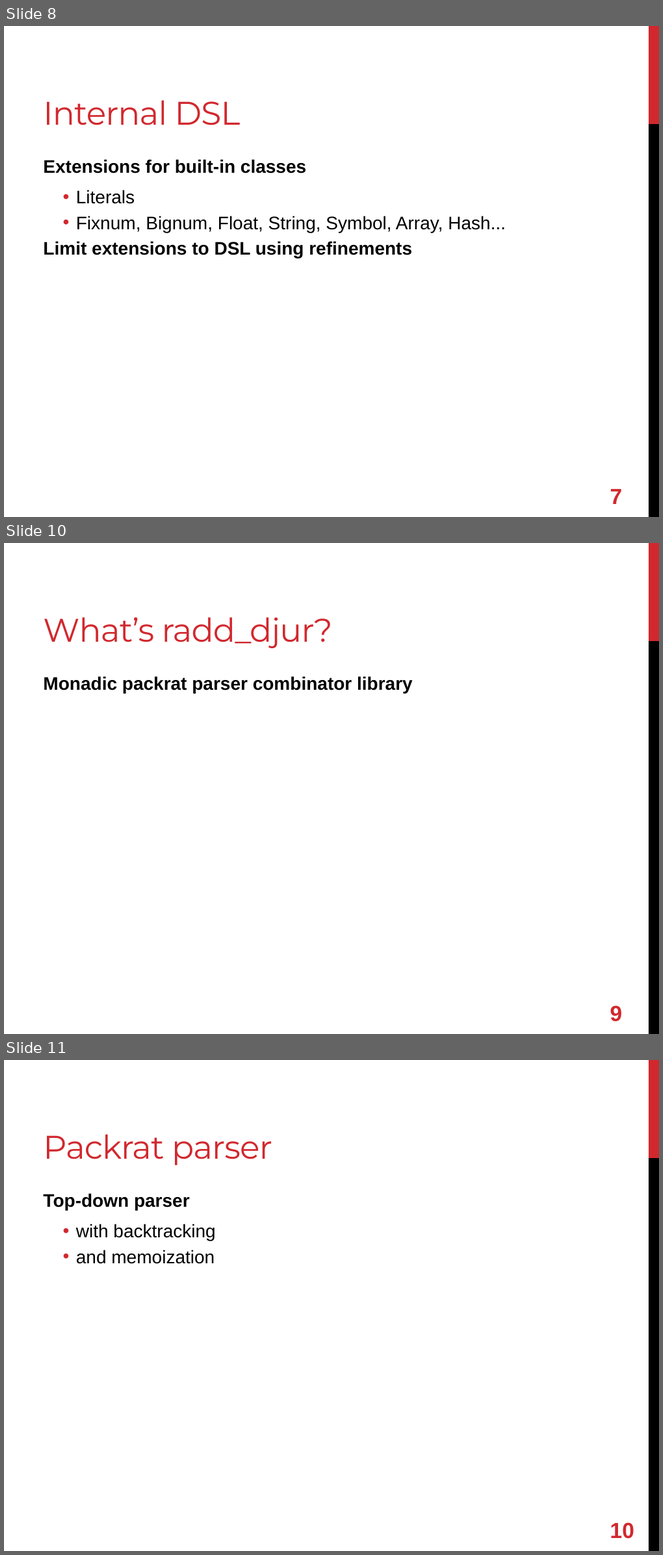
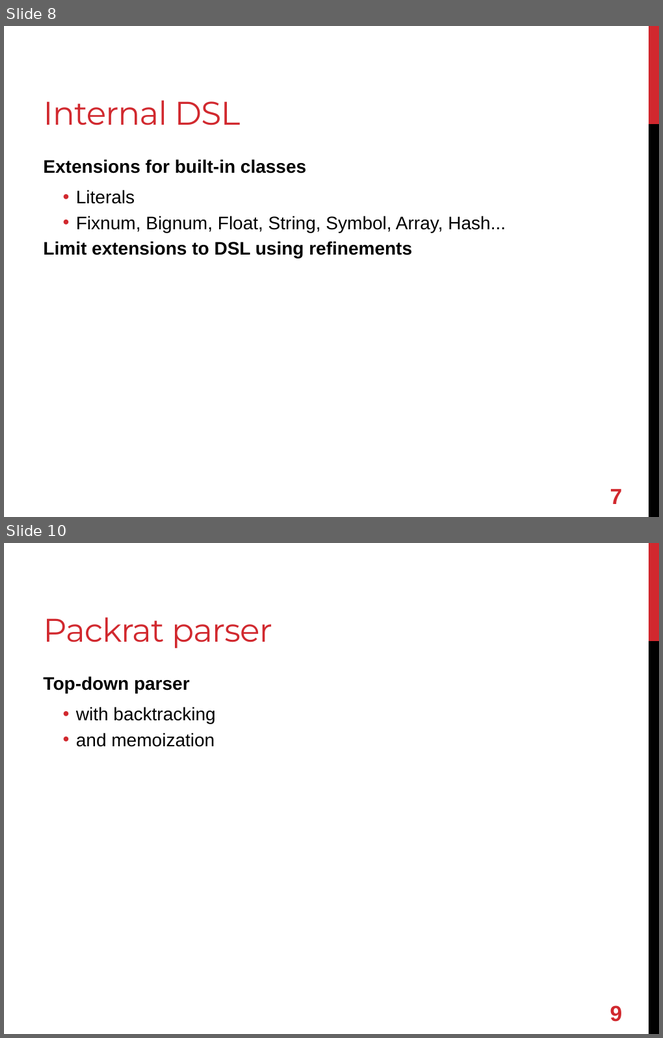
Before and after one commit to shugo/RubyKaigi2013, a slide deck: refining_refinements.pptx. Shown one above the other, each under a label of ours: slides 8, 10 and 11 before the commit, slides 8 and 10 after it; the slides between them are not shown. The pictures are 663x1555 and 663x1038 pixels, drawn with LibreOffice and Linux fonts; fonts in the diff are those of the drawing. Boxes give left, top, right and bottom in pixels: in the first picture for what was removed or moved away, otherwise in the second. Text is boxed around its words. In the diff, an @@ line names an element or a change of style, - is before the commit and + after.

```diff
--- a/refining_refinements.pptx
+++ b/refining_refinements.pptx
@@ slide 10 removed at bbox=[4, 543, 659, 1034], background #FFFFFF; not listed: 2 template elements that a slide beside it also shows @@
@@ title removed at bbox=[43, 617, 333, 648] @@
-What’s radd_djur?
@@ text removed at bbox=[43, 676, 413, 693] @@
-Monadic packrat parser combinator library
@@ page number removed at bbox=[610, 1006, 623, 1022] @@
-9
@@ what was slide 11 is now slide 10 @@
@@ page number at bbox=[610, 1006, 623, 1022]: text changed @@
-10
+9
```
Also in this commit, not shown: 3 slides changed.
